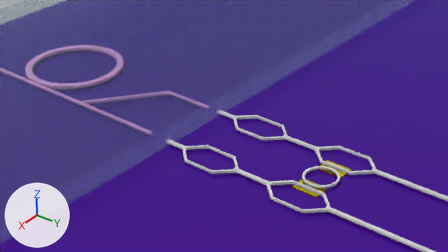
The Blender file Anneal_Free_Application/Anneal_Free_LiN_MMI.blend, before and after one commit.
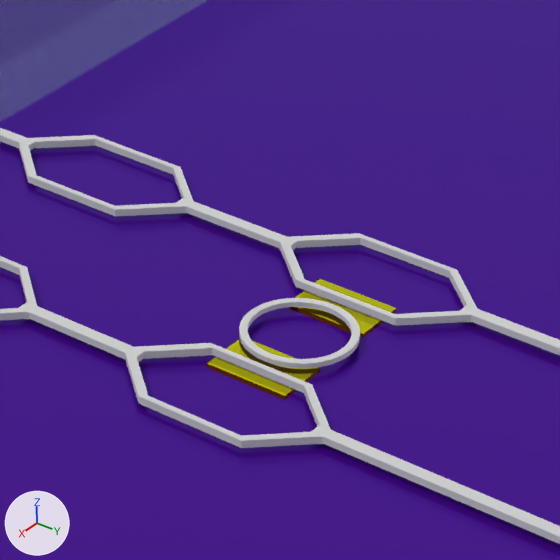
Each version appears first from the file's camera 'backUp', and next in a close-up on the part from 51% to 90% of the width and 29% to 99% of the height. The lights are fixed; the arrows at lower left show +X, +Y and +Z.

In view in the first close-up: 'Cladding', 'Gold Pad.001', 'Gold Pad.004', 'MZI', 'MZI.002', 'MZI.003', 'Plane.001', 'Plane.003', 'Plane.004', 'Plane.006', 'Si', 'ring.002'.
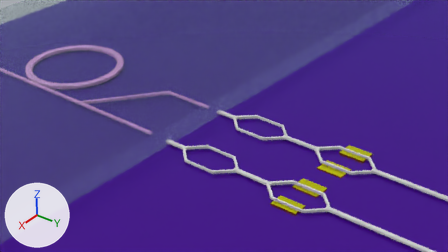
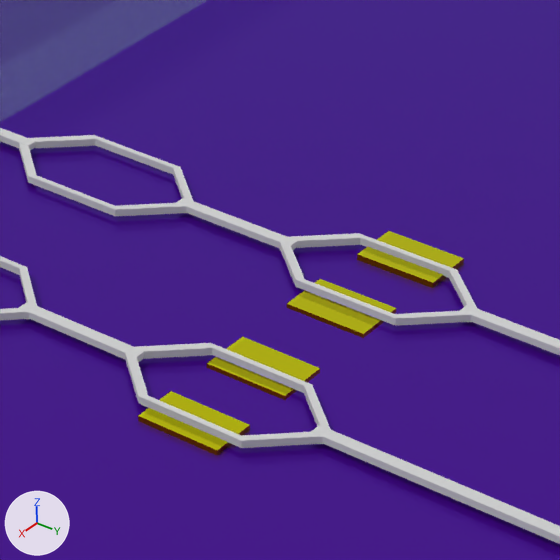
What changed in the scene script:
```text
Add mat_opaque_240_172_30__015:
    mat_opaque_240_172_30__015 = principled_material('Opaque(240,172,30).015')
    mat_opaque_240_172_30__015.base_color = (1.0, 0.993, 0.00156)  # yellow #fffe05
    mat_opaque_240_172_30__015.metallic = 1.0
    mat_opaque_240_172_30__015.roughness = 0.0
    mat_opaque_240_172_30__015.specular_ior_level = 0.0
Add me_plane_005:
    me_plane_005.from_pydata(...)  # a box spanning x -1.0..1.0, y -1.0..1.0, z 0.0..0.36
    me_plane_005.materials.append(mat_opaque_240_172_30__015)  # yellow #fffe05
Remove ob_ring_002:
    ob_ring_002 = bpy.data.objects.new('ring.002', cu_béziercircle_002)
    ob_ring_002.location = (0.529, 2.68, 0.617)
    ob_ring_002.scale = (0.407, 0.407, 0.287)
Change ob_gold_pad_002:
    remove ob_gold_pad_002.hide_render = True
    ob_gold_pad_002.location: (-0.07, -1.091, 0.509) -> (1.844, 2.699, 0.509)
    ob_gold_pad_002.scale: (0.19, 0.62, 0.18) -> (0.19, 0.34, 0.2)
Change ob_gold_pad_003:
    remove ob_gold_pad_003.hide_render = True
    ob_gold_pad_003.location: (0.531, -1.091, 0.509) -> (-0.902, 2.723, 0.522)
    ob_gold_pad_003.scale: (0.18, 0.67, 0.18) -> (0.22, 0.34, 0.18)
Add ob_gold_pad_006:
    ob_gold_pad_006 = bpy.data.objects.new('Gold Pad.006', me_plane_005)
    ob_gold_pad_006.location = (-0.013, 2.685, 0.509)
    ob_gold_pad_006.scale = (0.22, 0.34, 0.18)
    ob_gold_pad_006.visible_diffuse = False
    ob_gold_pad_006.visible_glossy = False
    ob_gold_pad_006.visible_transmission = False
    ob_gold_pad_006.visible_shadow = False
```

Pixel boxes [x1, y1, x2, y2] of what changed, in the close-ups (560 x 560 px):
'Gold Pad.002', shown (yellow)
    after: [138, 391, 250, 456]
'ring.002', deleted
    before: [239, 298, 360, 368]
'Gold Pad.006', added (yellow)
    after: [287, 279, 396, 338]
'Gold Pad.003', shown (yellow)
    after: [357, 231, 464, 288]
'Gold Pad.004', unchanged, covered by the edit
    before: [287, 279, 396, 338]
